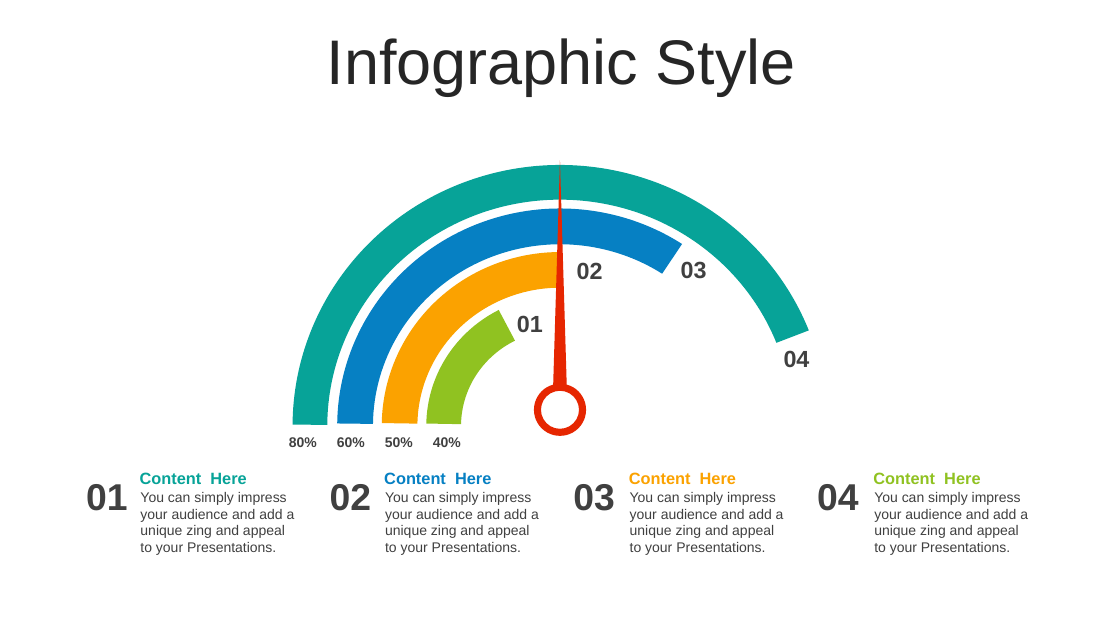
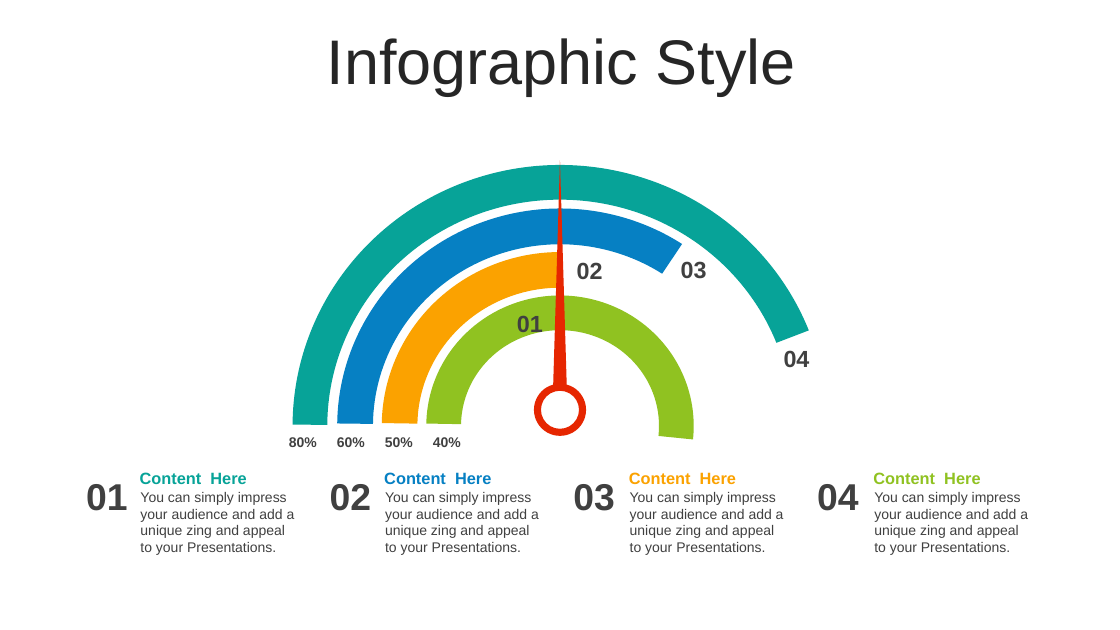
Before and after one commit to danglaiacc/kn, a slide deck: slide 22 of ppt/logo.pptx. Drawn at 1120x630 pixels with LibreOffice and Linux fonts; fonts in the diff are those of the drawing. Boxes give left, top, right and bottom in pixels: in the first picture for what was removed or moved away, otherwise in the second. Text is boxed around its words. In the diff, an @@ line names an element or a change of style, - is before the commit and + after.

```diff
--- a/ppt/logo.pptx
+++ b/ppt/logo.pptx
@@ arch (boxed as its full ring) at [426, 296, 693, 557]: proportions changed @@
```
Also in this commit, not shown: 4 other files.
